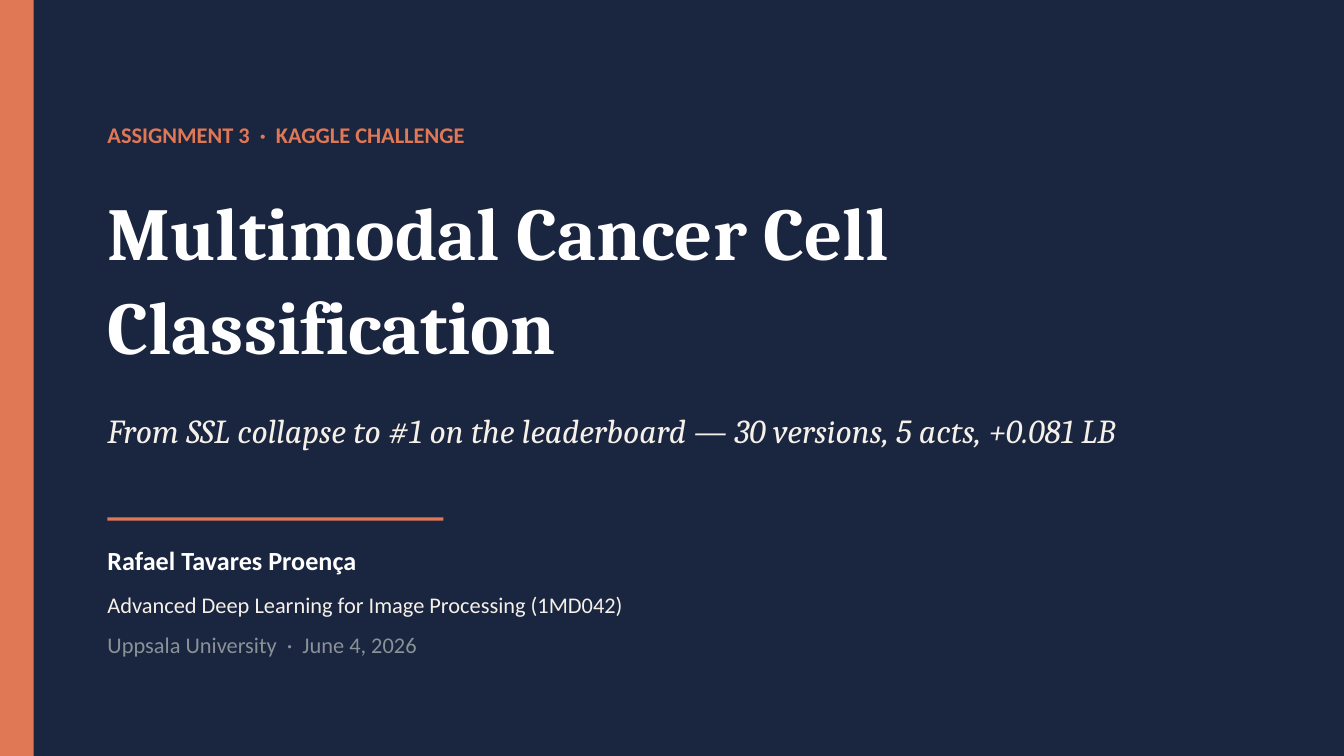
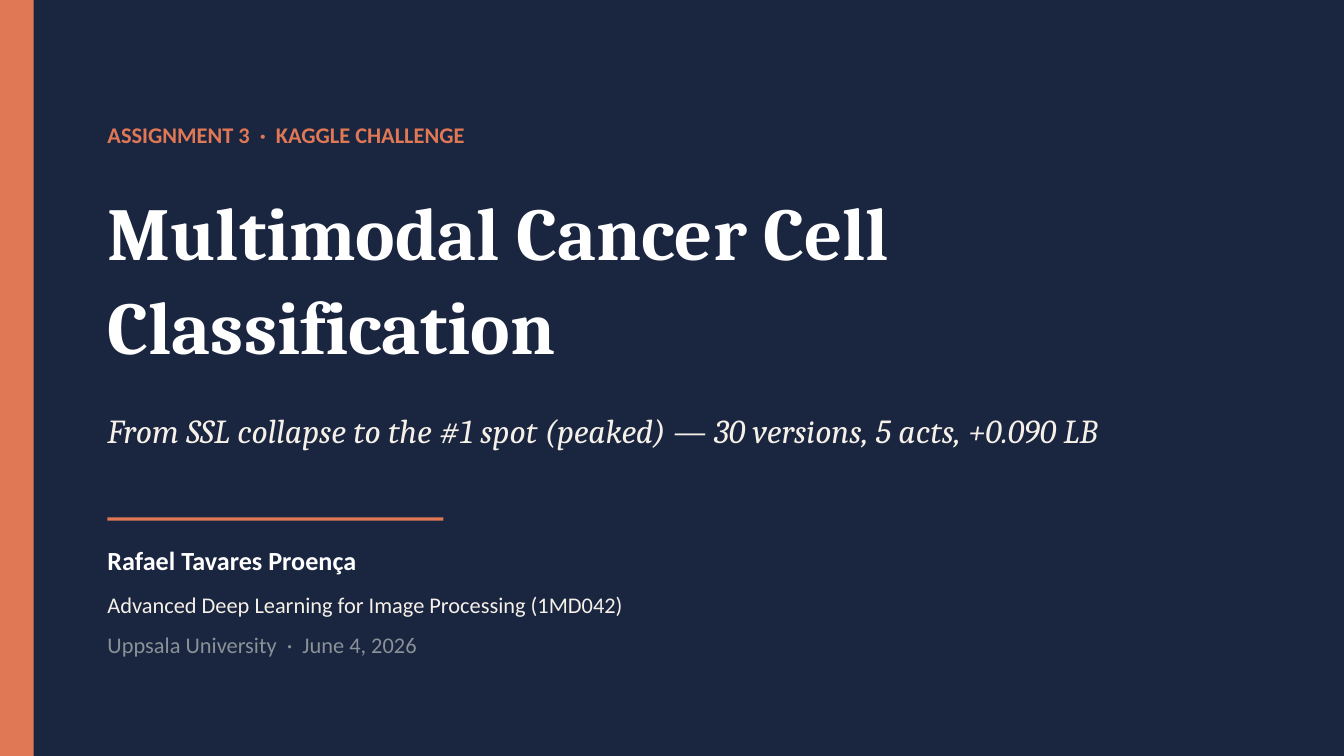
Before and after one commit to rafallex/multimodal-microscopy-distillation, a slide deck: slide 1 of presentation/A3_cancer_challenge.pptx. Drawn at 1344x756 pixels with LibreOffice and Linux fonts; fonts in the diff are those of the drawing. Boxes give left, top, right and bottom in pixels: in the first picture for what was removed or moved away, otherwise in the second. Text is boxed around its words. In the diff, an @@ line names an element or a change of style, - is before the commit and + after.

```diff
--- a/presentation/A3_cancer_challenge.pptx
+++ b/presentation/A3_cancer_challenge.pptx
@@ text at (x1=107, y1=419, x2=1098, y2=451): text changed @@
-From SSL collapse to #1 on the leaderboard — 30 versions, 5 acts, +0.081 LB
+From SSL collapse to the #1 spot (peaked) — 30 versions, 5 acts, +0.090 LB
```
Also in this commit, not shown: 1 other slide changed, 4 other files.
